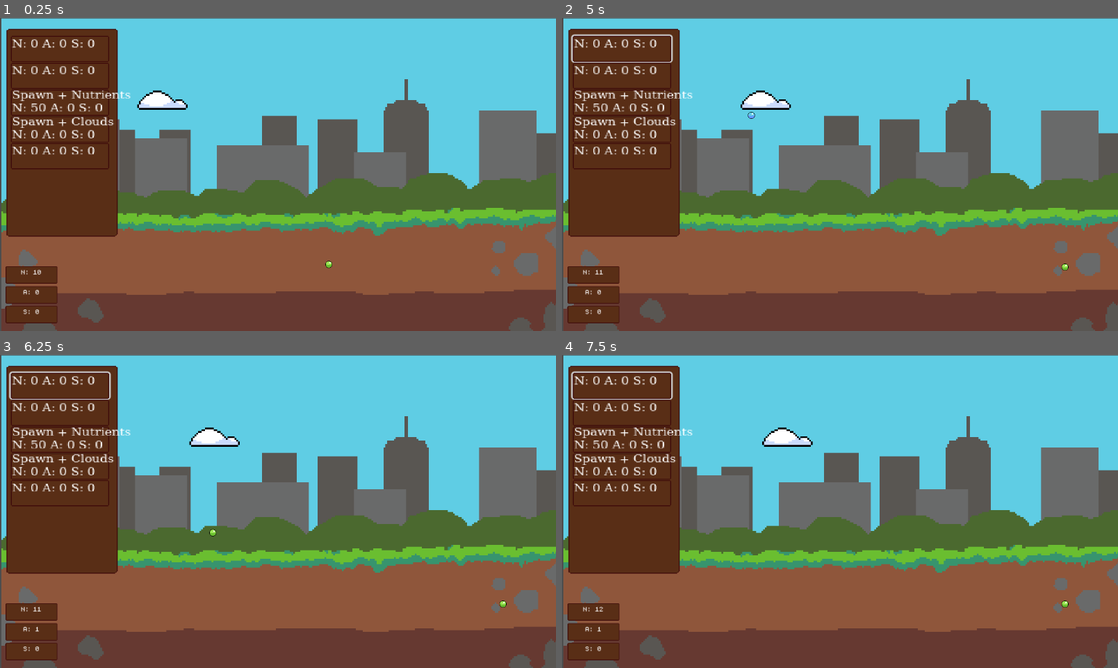
Above: before the commit, frames 1-4 (two rows, left to right).
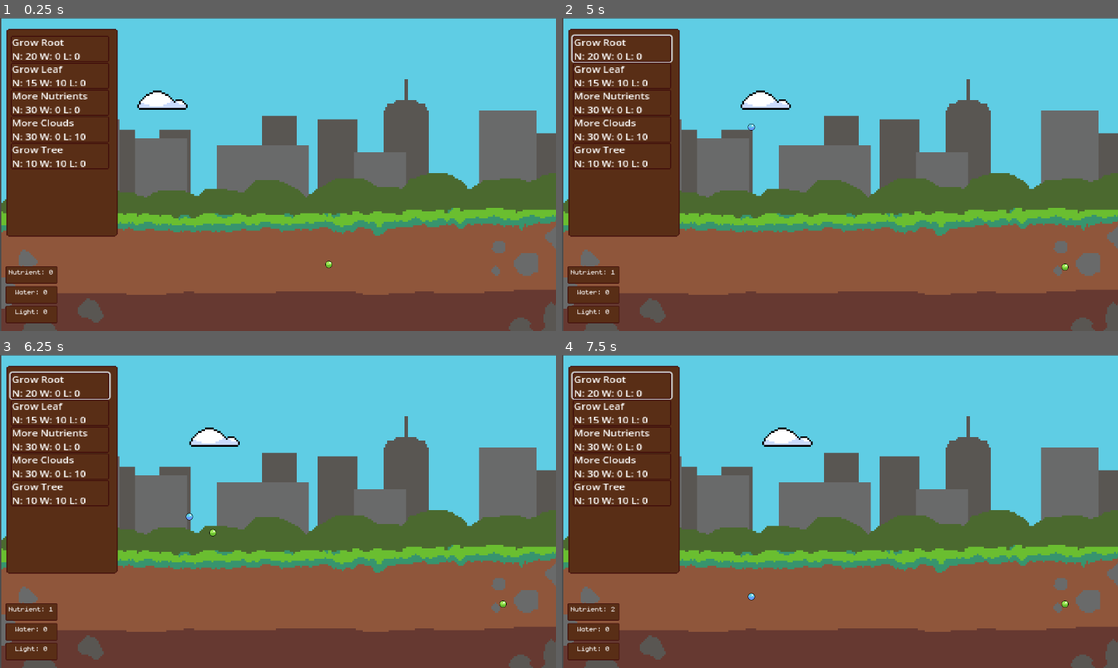
Above: after the commit, the same moments.

Repository: LeaoLuciano/ggj23
Game: Godot game, scene res://scenes/util/root_scene.tscn
Same seed, same stepped clock (60 frames per second), same inputs: the game is played once before the commit and once after it. Sound files missing from this copy of the repository are replaced by a short silence.
Inputs (mouse positions are in pixels of both pictures, inside the frame that each line leads up to):
- Up to frame 1 (0.25 s): no input
- Up to frame 2 (5 s): click (623, 49) at 0.52 s; click (623, 49) at 1.27 s; click (623, 49) at 2.02 s; tap Enter at 2.75 s; move the mouse to (890, 265) at 2.77 s; click (890, 265) at 2.92 s; move the mouse to (751, 99) at 3.52 s; click (751, 99) at 3.67 s; tap Space at 4.25 s; move the mouse to (834, 218) at 4.27 s; click (834, 218) at 4.42 s
- Up to frame 3 (6.25 s): move the mouse to (189, 452) at 5.02 s; click (189, 452) at 5.17 s; tap Enter at 5.75 s; move the mouse to (444, 558) at 5.77 s; click (444, 558) at 5.92 s
- Up to frame 4 (7.5 s): move the mouse to (773, 533) at 6.52 s; click (773, 533) at 6.67 s; move the mouse to (867, 511) at 7.27 s; click (867, 511) at 7.42 s

The runs differ from the first frame. In frame 1, 2.3% of the frame differs, in the area x 1-24%, y 6-96%; in frame 2, 2.4%, in the area x 1-35%, y 6-96%; in frame 3, 2.4%; in frame 4, 2.4%.

Commit message:
provisorio

Diff:
--- a/scenes/items/spawner.gd
+++ b/scenes/items/spawner.gd
@@ -7,6 +7,8 @@
 var spawn_amount : int = 1
 var scene_instance
 
+var queue = []
+
 func _on_timer_timeout():
 	for i in spawn_amount:
 		var pos_x = randf() * (area.size[0]) + area.position[0]
@@ -15,6 +17,7 @@
 	#print(pos_x, pos_y)
 		var scene_instance = scene.instantiate()
 		scene_instance.position = Vector2(pos_x, pos_y)
+		queue.push_back(scene_instance)
 		Locator.get_simulation().add_child(scene_instance)
 
 	#Tempo para spawnar aleatório
@@ -24,4 +27,6 @@
 
 
 func _on_despawn_timeout():
-	print(get_tree())
+	var node = queue.pop_back()
+	node.queue_free()
+	#print(get_tree())
--- a/scenes/items/sunbeam.tscn
+++ b/scenes/items/sunbeam.tscn
@@ -1,7 +1,8 @@
-[gd_scene load_steps=4 format=3 uid="uid://55nmaykt4xso"]
+[gd_scene load_steps=5 format=3 uid="uid://55nmaykt4xso"]
 
 [ext_resource type="Script" path="res://scenes/items/resource.gd" id="1_2satf"]
 [ext_resource type="Script" path="res://scenes/items/sunbeam.gd" id="1_rv6yd"]
+[ext_resource type="Texture2D" uid="uid://wnkhmhrlnnix" path="res://sprites/sunbeam.png" id="2_fplm0"]
 
 [sub_resource type="CapsuleShape2D" id="CapsuleShape2D_js7v0"]
 
@@ -10,6 +11,7 @@
 velocity = 1.0
 
 [node name="Sprite2D" type="Sprite2D" parent="."]
+texture = ExtResource("2_fplm0")
 
 [node name="CollisionShape2D" type="CollisionShape2D" parent="."]
 rotation = -1.5708
--- a/scenes/items/upgrades/upgrade_menu/upgrade.gd
+++ b/scenes/items/upgrades/upgrade_menu/upgrade.gd
@@ -21,7 +21,7 @@
 	pass
 
 func _process(delta):
-	$Button/Sprite2D/Label.text = button_text + "\n" + "N: " + str(nutrient_cost) + " A: " + str(water_cost) + " S: " + str(sun_cost)
+	$Button/Sprite2D/Label.text = button_text + "\n" + "N: " + str(nutrient_cost) + " W: " + str(water_cost) + " L: " + str(sun_cost)
 
 func can_buy() -> bool:
 	var nutrient_amount = upgrade_man.nutrient_counter.count
--- a/scenes/items/upgrades/upgrade_menu/upgrade.tscn
+++ b/scenes/items/upgrades/upgrade_menu/upgrade.tscn
@@ -1,62 +1,7 @@
-[gd_scene load_steps=4 format=3 uid="uid://i83qiw33mmc6"]
+[gd_scene load_steps=3 format=3 uid="uid://i83qiw33mmc6"]
 
 [ext_resource type="Script" path="res://scenes/items/upgrades/upgrade_menu/upgrade.gd" id="1_5ysrp"]
 [ext_resource type="Texture2D" uid="uid://ksoe2w6w2ytk" path="res://scenes/items/upgrades/upgrade_menu/upgrade_button.png" id="2_o6kcp"]
-
-[sub_resource type="FontFile" id="FontFile_6dhyo"]
-face_index = null
-embolden = null
-transform = null
-cache/0/12/0/ascent = 0.0
-cache/0/12/0/descent = 0.0
-cache/0/12/0/underline_position = 0.0
-cache/0/12/0/underline_thickness = 0.0
-cache/0/12/0/scale = 1.0
-cache/0/12/0/kerning_overrides/12/0 = Vector2(0, 0)
-cache/0/12/0/kerning_overrides/16/0 = Vector2(0, 0)
-cache/0/12/0/kerning_overrides/11/0 = Vector2(0, 0)
-cache/0/12/0/kerning_overrides/10/0 = Vector2(0, 0)
-cache/0/12/0/kerning_overrides/13/0 = Vector2(0, 0)
-cache/0/16/0/ascent = 0.0
-cache/0/16/0/descent = 0.0
-cache/0/16/0/underline_position = 0.0
-cache/0/16/0/underline_thickness = 0.0
-cache/0/16/0/scale = 1.0
-cache/0/16/0/kerning_overrides/12/0 = Vector2(0, 0)
-cache/0/16/0/kerning_overrides/16/0 = Vector2(0, 0)
-cache/0/16/0/kerning_overrides/11/0 = Vector2(0, 0)
-cache/0/16/0/kerning_overrides/10/0 = Vector2(0, 0)
-cache/0/16/0/kerning_overrides/13/0 = Vector2(0, 0)
-cache/0/11/0/ascent = 0.0
-cache/0/11/0/descent = 0.0
-cache/0/11/0/underline_position = 0.0
-cache/0/11/0/underline_thickness = 0.0
-cache/0/11/0/scale = 1.0
-cache/0/11/0/kerning_overrides/12/0 = Vector2(0, 0)
-cache/0/11/0/kerning_overrides/16/0 = Vector2(0, 0)
-cache/0/11/0/kerning_overrides/11/0 = Vector2(0, 0)
-cache/0/11/0/kerning_overrides/10/0 = Vector2(0, 0)
-cache/0/11/0/kerning_overrides/13/0 = Vector2(0, 0)
-cache/0/10/0/ascent = 0.0
-cache/0/10/0/descent = 0.0
-cache/0/10/0/underline_position = 0.0
-cache/0/10/0/underline_thickness = 0.0
-cache/0/10/0/scale = 1.0
-cache/0/10/0/kerning_overrides/12/0 = Vector2(0, 0)
-cache/0/10/0/kerning_overrides/16/0 = Vector2(0, 0)
-cache/0/10/0/kerning_overrides/11/0 = Vector2(0, 0)
-cache/0/10/0/kerning_overrides/10/0 = Vector2(0, 0)
-cache/0/10/0/kerning_overrides/13/0 = Vector2(0, 0)
-cache/0/13/0/ascent = 0.0
-cache/0/13/0/descent = 0.0
-cache/0/13/0/underline_position = 0.0
-cache/0/13/0/underline_thickness = 0.0
-cache/0/13/0/scale = 1.0
-cache/0/13/0/kerning_overrides/12/0 = Vector2(0, 0)
-cache/0/13/0/kerning_overrides/16/0 = Vector2(0, 0)
-cache/0/13/0/kerning_overrides/11/0 = Vector2(0, 0)
-cache/0/13/0/kerning_overrides/10/0 = Vector2(0, 0)
-cache/0/13/0/kerning_overrides/13/0 = Vector2(0, 0)
 
 [node name="Upgrade" type="Control"]
 layout_mode = 3
@@ -85,7 +30,6 @@
 offset_top = -15.0
 offset_right = 47.0
 offset_bottom = 15.0
-theme_override_fonts/font = SubResource("FontFile_6dhyo")
-theme_override_font_sizes/font_size = 12
+theme_override_font_sizes/font_size = 10
 
 [connection signal="pressed" from="Button" to="." method="_on_button_pressed"]
--- a/scenes/items/upgrades/upgrade_menu/upgrade_manager.tscn
+++ b/scenes/items/upgrades/upgrade_menu/upgrade_manager.tscn
@@ -35,6 +35,8 @@
 script = ExtResource("4_4ih28")
 type = "root"
 upgrade_man = NodePath("../../..")
+button_text = "Grow Root"
+nutrient_cost = 20
 
 [node name="Upgrade2" parent="Sprite2D/VBoxContainer" node_paths=PackedStringArray("upgrade_man") instance=ExtResource("2_y1ylx")]
 layout_mode = 2
@@ -42,21 +44,26 @@
 script = ExtResource("4_4ih28")
 type = "leaf"
 upgrade_man = NodePath("../../..")
+button_text = "Grow Leaf"
+nutrient_cost = 15
+water_cost = 10
 
 [node name="Upgrade3" parent="Sprite2D/VBoxContainer" node_paths=PackedStringArray("upgrade_man") instance=ExtResource("2_y1ylx")]
 layout_mode = 2
 size_flags_vertical = 3
 type = "nutrient"
 upgrade_man = NodePath("../../..")
-button_text = "Spawn + Nutrients"
-nutrient_cost = 50
+button_text = "More Nutrients"
+nutrient_cost = 30
 
 [node name="Upgrade4" parent="Sprite2D/VBoxContainer" node_paths=PackedStringArray("upgrade_man") instance=ExtResource("2_y1ylx")]
 layout_mode = 2
 size_flags_vertical = 3
 type = "water"
 upgrade_man = NodePath("../../..")
-button_text = "Spawn + Clouds"
+button_text = "More Clouds"
+nutrient_cost = 30
+sun_cost = 10
 
 [node name="Upgrade5" parent="Sprite2D/VBoxContainer" node_paths=PackedStringArray("upgrade_man") instance=ExtResource("2_y1ylx")]
 layout_mode = 2
@@ -64,6 +71,9 @@
 script = ExtResource("4_4ih28")
 type = "levelup"
 upgrade_man = NodePath("../../..")
+button_text = "Grow Tree"
+nutrient_cost = 10
+water_cost = 10
 
 [node name="Timer" type="Timer" parent="."]
 autostart = true
--- a/scenes/items/water.gd
+++ b/scenes/items/water.gd
@@ -1,7 +1,7 @@
 extends Area2D
 
 @export var g := Vector2(0, 40)
-var velocity = Vector2()
+var velocity = Vector2(0, 20)
 
 func _ready():
 	pass
--- a/scenes/items/world.tscn
+++ b/scenes/items/world.tscn
@@ -35,18 +35,18 @@
 
 [node name="Nutrient Counter" parent="Counters" instance=ExtResource("3_eq6ta")]
 position = Vector2(13, 571)
-count = 10
-type_name = "N"
+count = 0
+type_name = "Nutrient"
 
 [node name="WaterCounter" parent="Counters" instance=ExtResource("3_eq6ta")]
 position = Vector2(13, 617)
 type = 1
-type_name = "A"
+type_name = "Water"
 
 [node name="SunCounter" parent="Counters" instance=ExtResource("3_eq6ta")]
 position = Vector2(13, 662)
 type = 2
-type_name = "S"
+type_name = "Light"
 
 [node name="Spawners" type="Node2D" parent="."]
 
--- a/scenes/tree/Drainer.gd
+++ b/scenes/tree/Drainer.gd
@@ -15,7 +15,6 @@
 	parent.connect("area_entered", _drain)
 
 func disable():
-	print("Disable")
 	enabled = false
 	parent.disconnect("area_entered", _drain)
 
--- a/scenes/tree/magnet.gd
+++ b/scenes/tree/magnet.gd
@@ -36,6 +36,5 @@
 func set_delay(resource : Recurso):
 	if resource.magnet == self:
 		wait = true
-		print("A")
 		var timer = get_tree().create_timer(delay)
-		timer.timeout.connect(func() : self.wait = false; print("B") )
+		timer.timeout.connect(func() : self.wait = false)
Not shown, added: export_presets.cfg
Not shown, added: sprites/sunbeam.png.import
Not shown, changed: .gitignore
